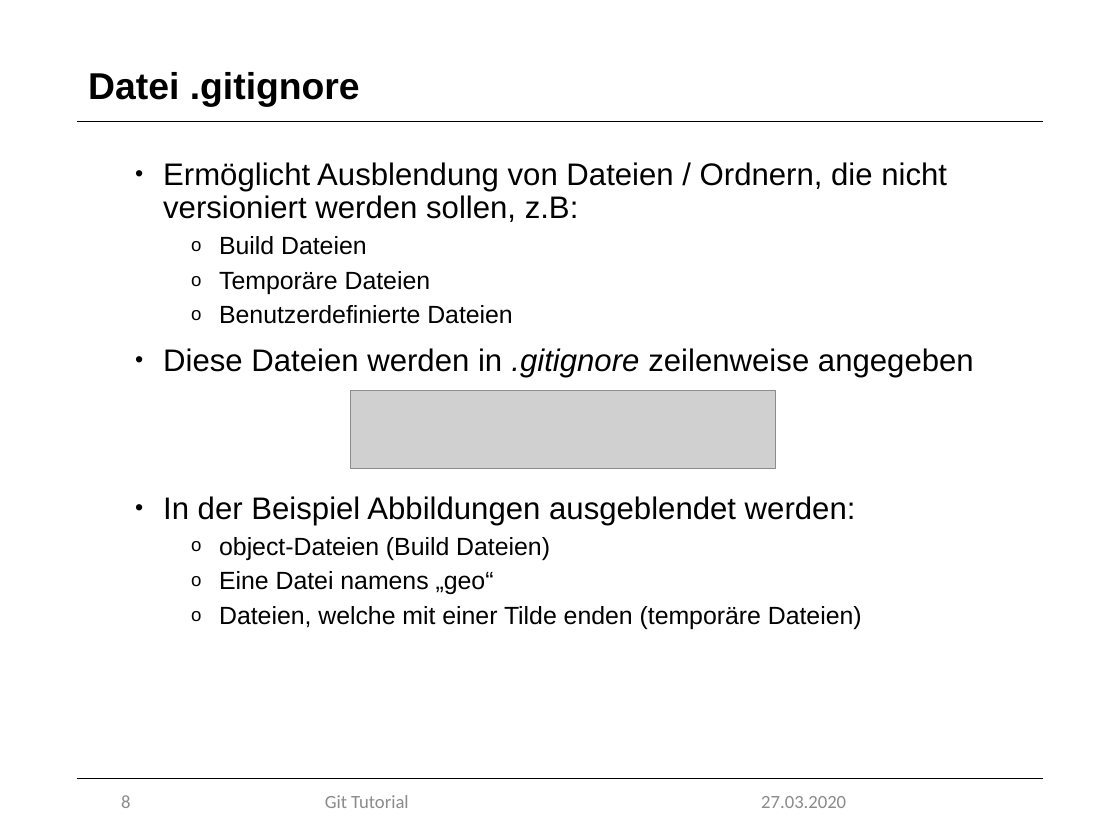
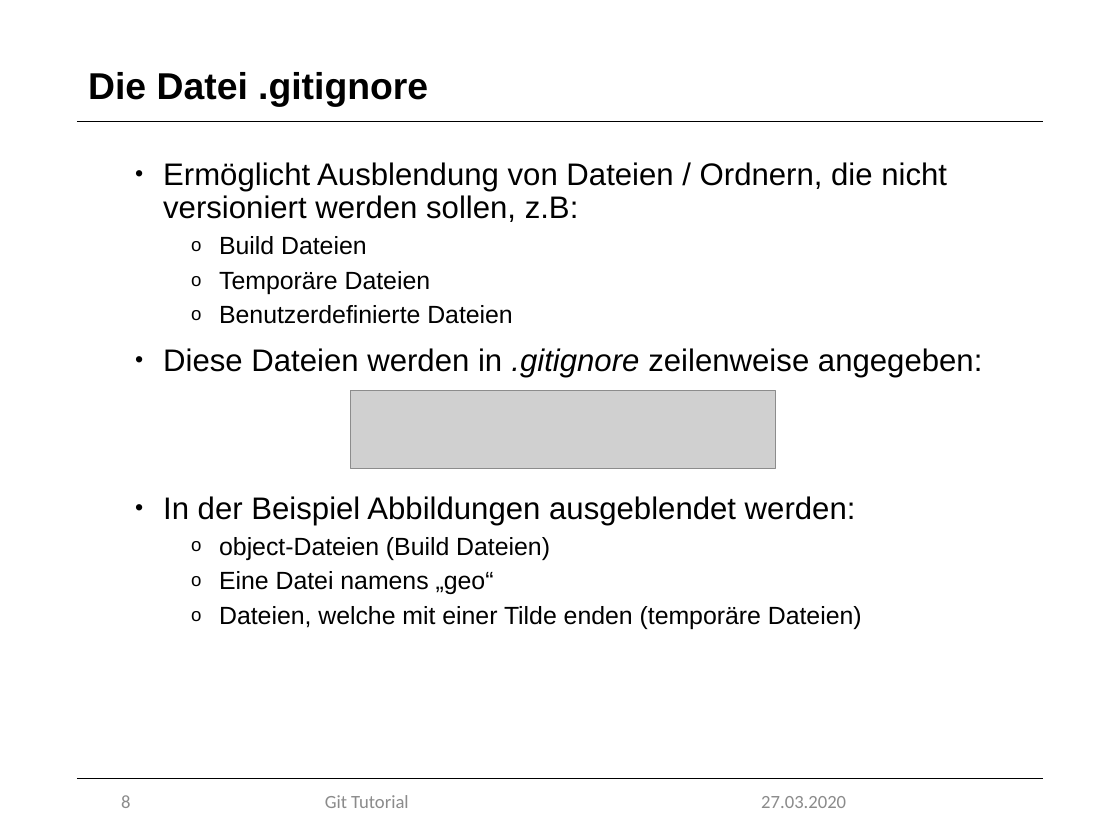
Before and after one commit to marcretzlaff/projektarbeit, a slide deck: slide 8 of Präsentation-90min/Präsentation-90min.pptx. Drawn at 1120x840 pixels with LibreOffice and Linux fonts; fonts in the diff are those of the drawing; grey boxes stand for pictures; background and template pictures are left out. Boxes give left, top, right and bottom in pixels: in the first picture for what was removed or moved away, otherwise in the second. Text is boxed around its words. In the diff, an @@ line names an element or a change of style, - is before the commit and + after.

```diff
--- a/Präsentation-90min/Präsentation-90min.pptx
+++ b/Präsentation-90min/Präsentation-90min.pptx
@@ title at (x1=88, y1=72, x2=428, y2=107): text changed @@
-Datei .gitignore
+Die Datei .gitignore
@@ text at (x1=163, y1=348, x2=982, y2=377): text changed @@
-• Diese Dateien werden in .gitignore zeilenweise angegeben
+• Diese Dateien werden in .gitignore zeilenweise angegeben:
```
Also in this commit, not shown: 21 other slides changed, 2 slides added, 2 slides removed, 1 other file.
